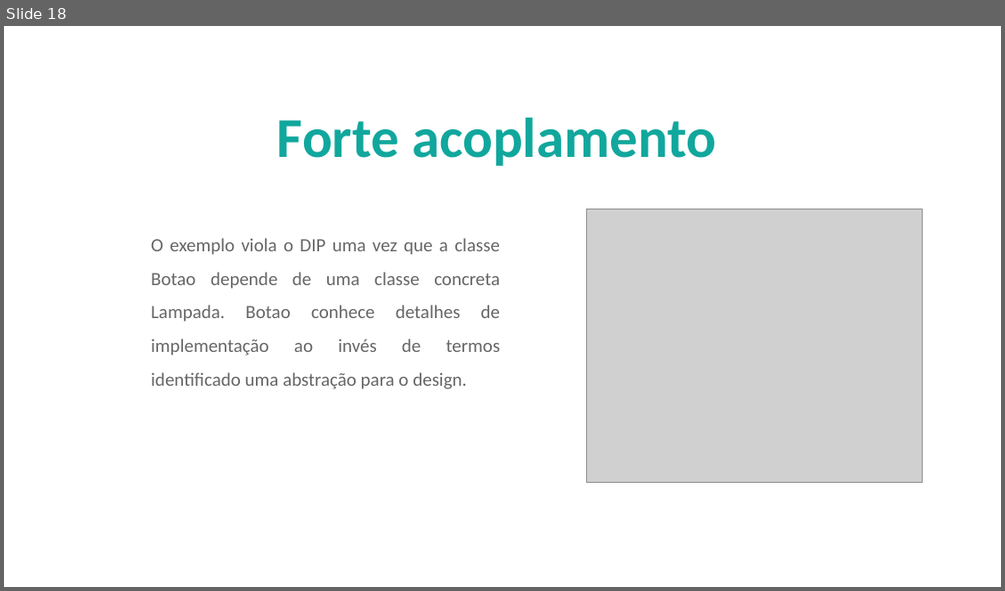
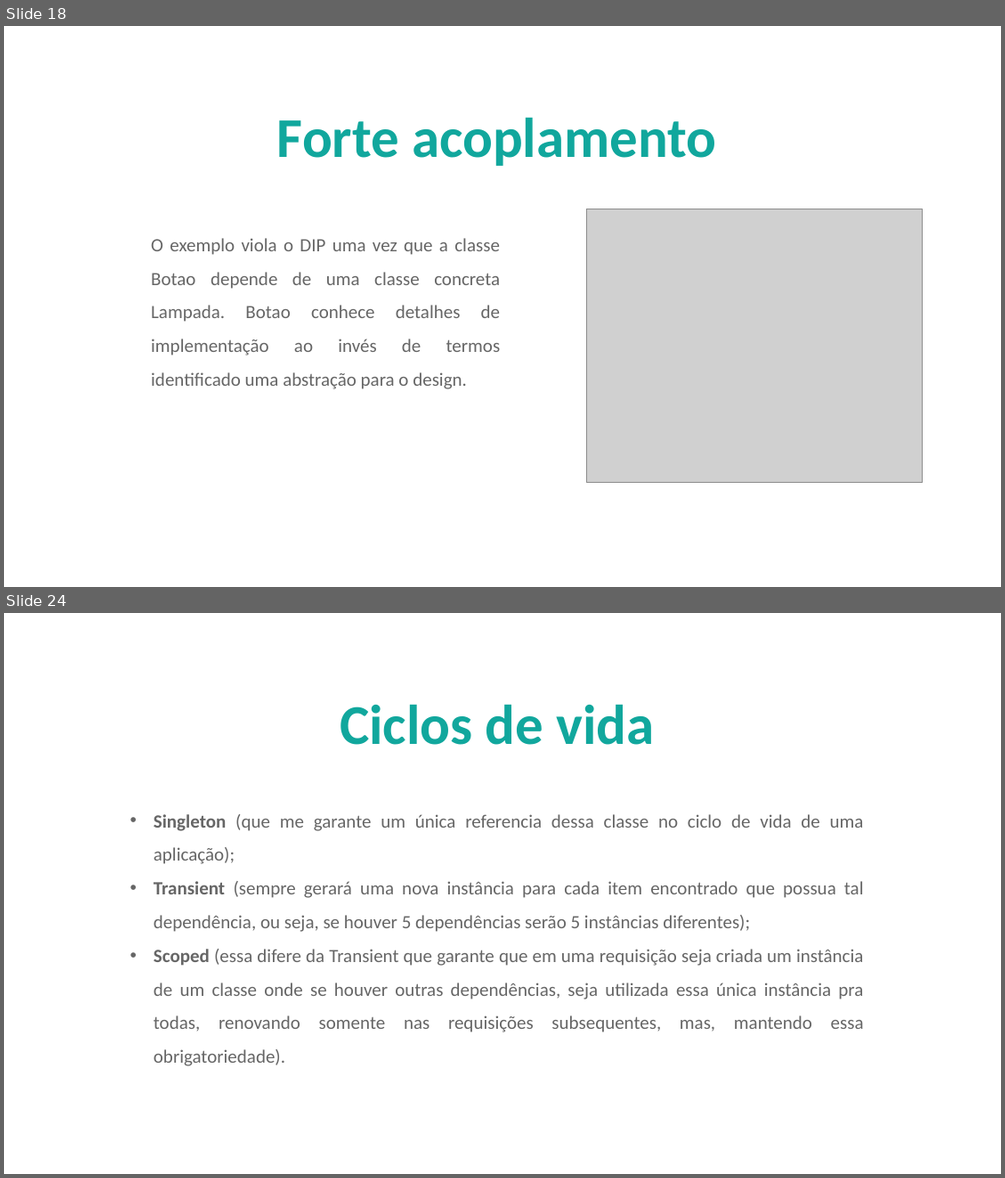
Before and after one commit to AlberttSantos/treinamento-solid, a slide deck: doc/InjecaoDependencia.pptx. Shown one above the other, each under a label of ours: slide 18 before the commit, slides 18 and 24 after it; the slides between them are not shown. The pictures are 1005x591 and 1005x1178 pixels, drawn with LibreOffice and Linux fonts; fonts in the diff are those of the drawing; grey boxes stand for pictures; background and template pictures are left out. Boxes give left, top, right and bottom in pixels: in the first picture for what was removed or moved away, otherwise in the second. Text is boxed around its words. In the diff, an @@ line names an element or a change of style, - is before the commit and + after.

```diff
--- a/doc/InjecaoDependencia.pptx
+++ b/doc/InjecaoDependencia.pptx
@@ slide 24 added at <box>4,613,1001,1174</box>, background picture (left out) @@
@@ text added at <box>340,704,654,745</box>, 54 pt, text #11A79D, bold @@
+Ciclos de vida
@@ text added at <box>154,814,864,1066</box>, 18 pt, text #666666 @@
+                • Singleton (que me garante um única referencia dessa classe no ciclo de vida de uma aplicação);
+                • Transient (sempre gerará uma nova instância para cada item encontrado que possua tal dependência, ou seja, se houver 5 dependências serão 5 instâncias diferentes);
+                • Scoped (essa difere da Transient que garante que em uma requisição seja criada um instância de um classe onde se houver outras dependências, seja utilizada essa única instância pra todas, renovando somente nas requisições subsequentes, mas, mantendo essa obrigatoriedade).
```
Also in this commit, not shown: 1 slide changed, 6 other slides added, 1 slide removed, 2 other files.
